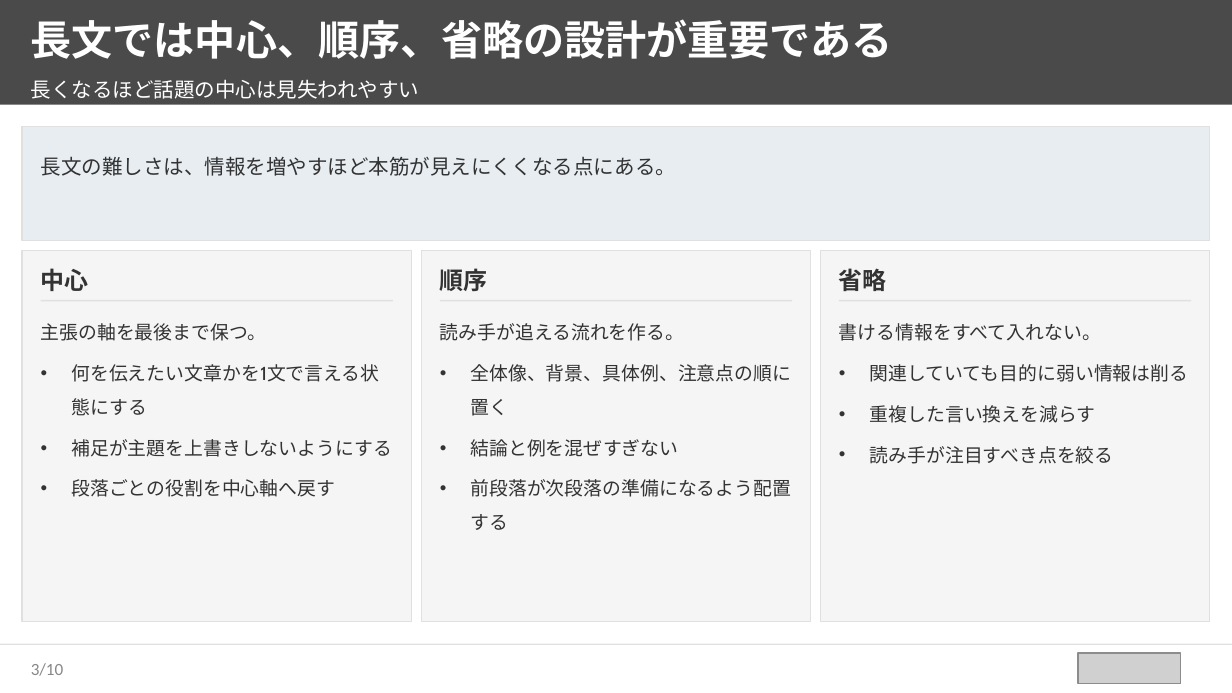
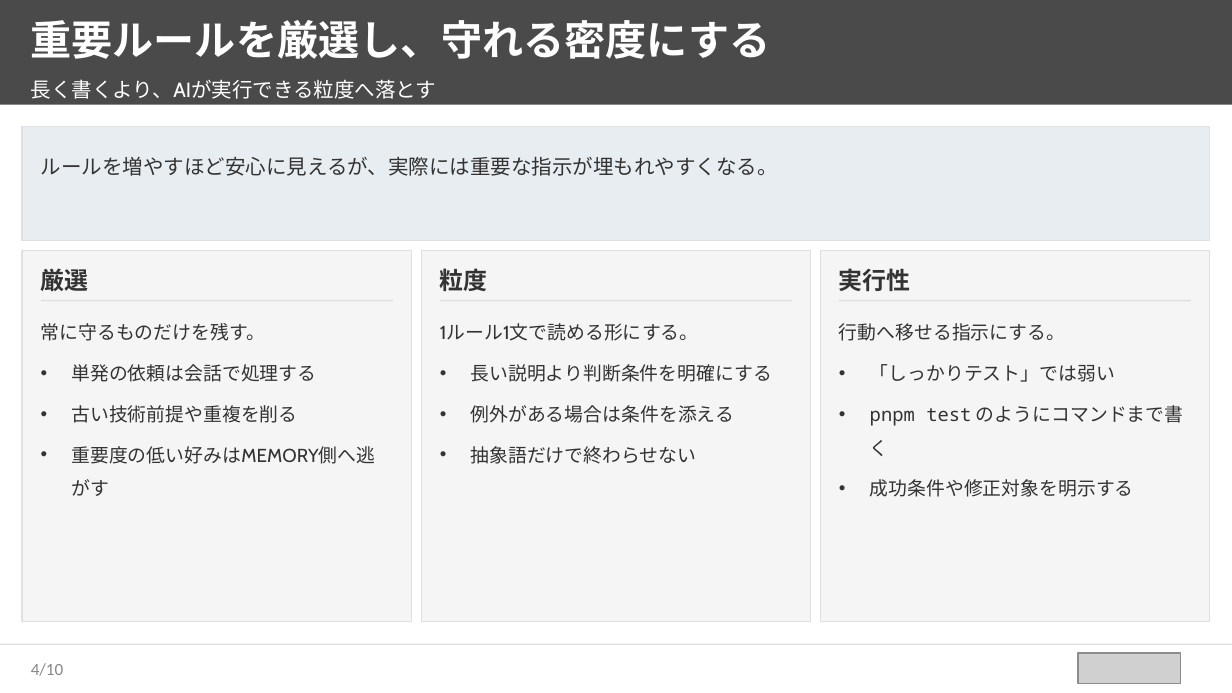
Before and after one commit to takuya109048/html2pptx, a slide deck: slide 5 of sample_source_deck.pptx (slide 4 before the commit). Drawn at 1232x693 pixels with LibreOffice and Linux fonts; fonts in the diff are those of the drawing; grey boxes stand for pictures. Boxes give left, top, right and bottom in pixels: in the first picture for what was removed or moved away, otherwise in the second. Text is boxed around its words. In the diff, an @@ line names an element or a change of style, - is before the commit and + after.

```diff
--- a/sample_source_deck.pptx
+++ b/sample_source_deck.pptx
@@ text at (31,20,771,59): text changed @@
-長文では中心、順序、省略の設計が重要である
+重要ルールを厳選し、守れる密度にする
@@ text at (31,79,437,99): text changed @@
-長くなるほど話題の中心は見失われやすい
+長く書くより、AIが実行できる粒度へ落とす
@@ text at (41,156,778,176): text changed @@
-長文の難しさは、情報を増やすほど本筋が見えにくくなる点にある。
+ルールを増やすほど安心に見えるが、実際には重要な指示が埋もれやすくなる。
@@ text at (41,269,89,291): text changed @@
-中心
+厳選
@@ text at (440,268,488,291): text changed @@
-順序
+粒度
@@ text at (839,268,911,291): text changed @@
-省略
+実行性
@@ text at (41,323,375,464): text changed @@
-主張の軸を最後まで保つ。
-• 何を伝えたい文章かを1文で言える状態にする
-• 補足が主題を上書きしないようにする
-• 段落ごとの役割を中心軸へ戻す
+常に守るものだけを残す。
+• 単発の依頼は会話で処理する
+• 古い技術前提や重複を削る
+• 重要度の低い好みはMEMORY側へ逃がす
@@ text at (440,324,773,464): text changed @@
-読み手が追える流れを作る。
-• 全体像、背景、具体例、注意点の順に置く
-• 結論と例を混ぜすぎない
-• 前段落が次段落の準備になるよう配置する
+1ルール1文で読める形にする。
+• 長い説明より判断条件を明確にする
+• 例外がある場合は条件を添える
+• 抽象語だけで終わらせない
@@ text at (839,323,1183,497): text changed @@
-書ける情報をすべて入れない。
-• 関連していても目的に弱い情報は削る
-• 重複した言い換えを減らす
-• 読み手が注目すべき点を絞る
+行動へ移せる指示にする。
+• 「しっかりテスト」では弱い
+• pnpm test のようにコマンドまで書く
+• 成功条件や修正対象を明示する
@@ page number at (31,663,64,676): text changed @@
-3/10
+4/10
```
Also in this commit, not shown: 6 other slides changed, 3 slides added, 3 slides removed, 5 other files.
